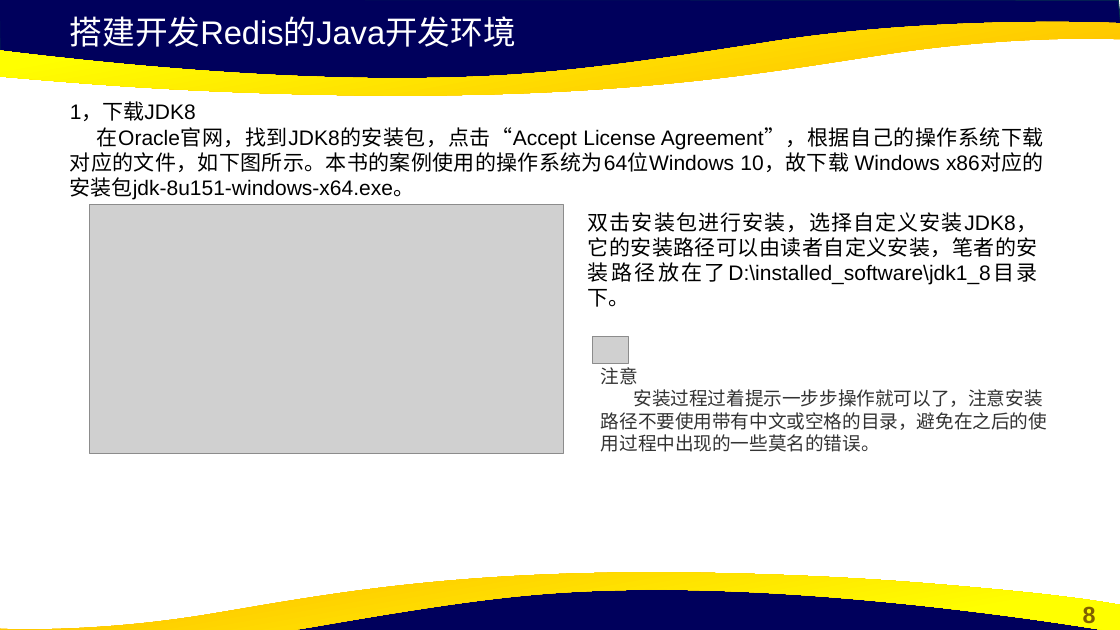
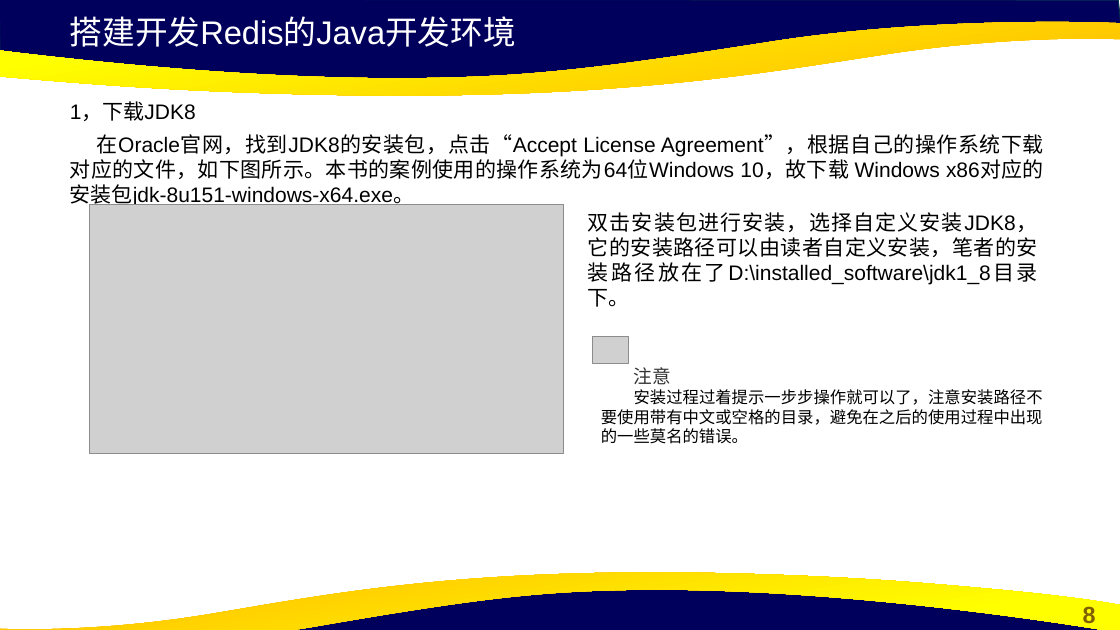
Before and after one commit to cxinping/Redis, a slide deck: slide 8 of ppt/第7章 Redis开发实战.pptx. Drawn at 1120x630 pixels with LibreOffice and Linux fonts; fonts in the diff are those of the drawing; grey boxes stand for pictures; background and template pictures are left out. Boxes give left, top, right and bottom in pixels: in the first picture for what was removed or moved away, otherwise in the second. Text is boxed around its words. In the diff, an @@ line names an element or a change of style, - is before the commit and + after.

```diff
--- a/ppt/第7章 Redis开发实战.pptx
+++ b/ppt/第7章 Redis开发实战.pptx
@@ text at [70,103,1044,207]: text changed @@
-1，下载JDK8 在Oracle官网，找到JDK8的安装包，点击“Accept License Agreement”，根据自己的操作系统下载对应的文件，如下图所示。本书的案例使用的操作系统为64位Windows 10，故下载 Windows x86对应的安装包jdk-8u151-windows-x64.exe。
+1，下载JDK8
+在Oracle官网，找到JDK8的安装包，点击“Accept License Agreement”，根据自己的操作系统下载对应的文件，如下图所示。本书的案例使用的操作系统为64位Windows 10，故下载 Windows x86对应的安装包jdk-8u151-windows-x64.exe。
@@ text at [601,367,1043,444]: text changed @@
-注意 安装过程过着提示一步步操作就可以了，注意安装路径不要使用带有中文或空格的目录，避免在之后的使用过程中出现的一些莫名的错误。
+注意
+安装过程过着提示一步步操作就可以了，注意安装路径不要使用带有中文或空格的目录，避免在之后的使用过程中出现的一些莫名的错误。
```
Also in this commit, not shown: 20 other slides changed, 1 other file.
